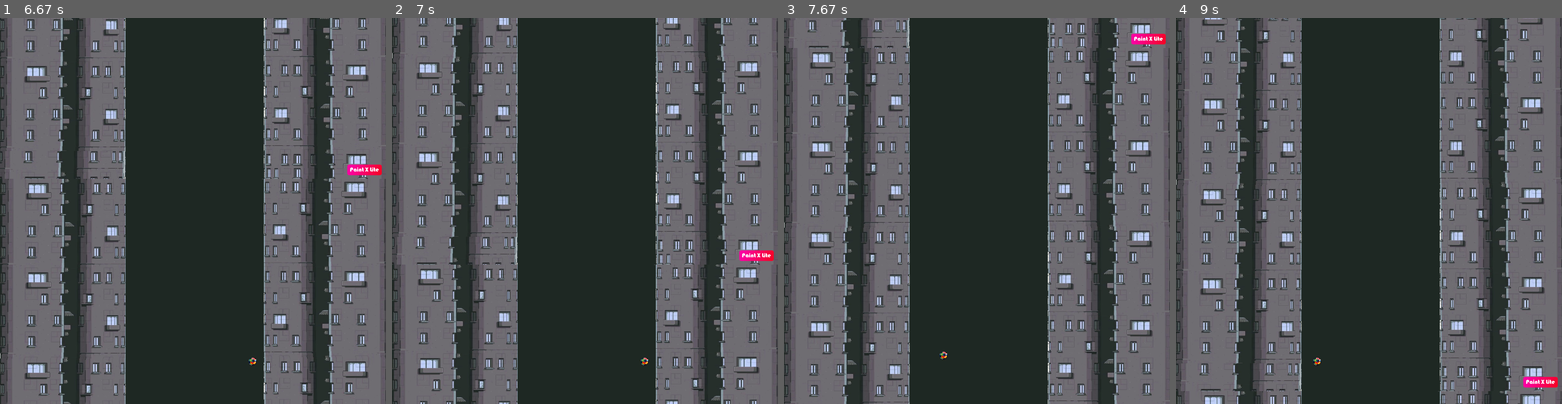
Above: before the commit, frames 1-4 (left to right).
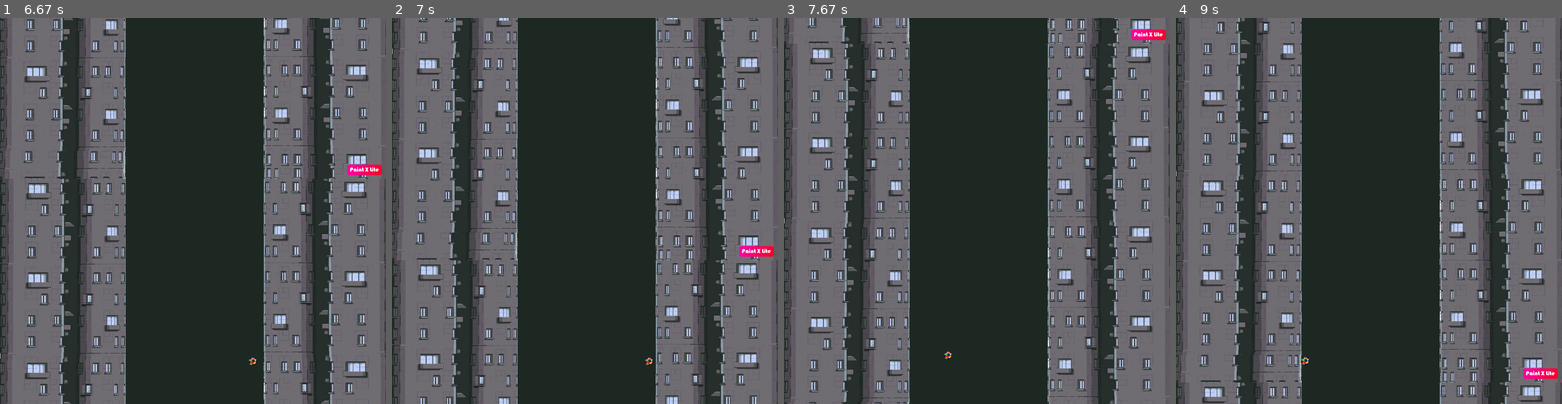
Above: after the commit, the same moments.

Repository: Shreyas281299/pygame_game
Game: pygame game, started from game.py
Same seed, same stepped clock (60 frames per second), same inputs: the game is played once before the commit and once after it.
Inputs:
- Up to frame 1 (6.67 s): tap Space at 0.33, 0.73, 1.03, 1.4, 1.7, 2.07, 2.37, 2.57, 2.87, 3.07, 3.37, 3.57, 3.87, 4.13, 4.43, 4.57, 4.87, 5.23, 5.53, 5.73, 6.03, 6.23, 6.53 s; hold Ctrl 0.67-1.3 s; hold D 0.67-1.3 s; hold D 1.33-1.97 s; hold A 2-2.47 s; hold D 2.5-2.97 s; hold D 3-3.47 s; hold A 3.5-4.03 s; hold A 4.07-4.47 s; hold D 4.5-5.13 s; hold A 5.17-5.63 s; hold D 5.67-6.13 s; hold D 6.17-6.63 s
- Up to frame 2 (7 s): tap Ctrl at 6.67 s
- Up to frame 3 (7.67 s): hold A 7-7.53 s; tap Space at 7.07, 7.37, 7.63 s; tap Ctrl at 7.15 s; hold A from 7.57 s (still down)
- Up to frame 4 (9 s): tap Space at 7.93, 8.07, 8.37, 8.73 s; release A at 7.97 s; hold D 8-8.63 s; hold A from 8.67 s (still down); tap Ctrl at 8.82 s

Frame 1 is identical in both runs. In frame 2, 12% of the frame differs, in the area x 0-100%, y 0-100%; in frame 3, 12%; in frame 4, 17%.

Commit message:
second change

Diff:
--- a/game.py
+++ b/game.py
@@ -23,7 +23,7 @@
 box_mov = 0
 right_mov = 0
 direction = 0
-
+bg_mov = 5
 
 while True:
 
@@ -33,9 +33,22 @@
             sys.exit()
 
         if event.type == pygame.KEYDOWN:
+            if event.key == pygame.K_LCTRL:
+                if box.rect.centerx < 330 or box.rect.centerx > 570:
+                    if box.rect.centerx < 330 :
+                        box.rect.centerx = 300
+                        y1  -= 2*bg_mov
+                        y2  -= 2*bg_mov
+                        box_mov = 5
+                        right_mov = 0
+                    if box.rect.centerx > 570:
+                        box.rect.centerx = 600
+                        y1  -= 2*bg_mov
+                        y2  -= 2*bg_mov
+                        box_mov = 5
+                        right_mov = 0
 
             if event.key == pygame.K_SPACE:
-                print(box.rect.centerx)
                 box_mov = -3
                 if direction == 'left':
                     right_mov += -3
@@ -88,8 +101,8 @@
 
     box_mov +=grav
 
-    y1 +=5
-    y2 += 5
+    y1 +=bg_mov
+    y2 += bg_mov
     if y1 >900 :
        y1 = 0
        y2 = -900
